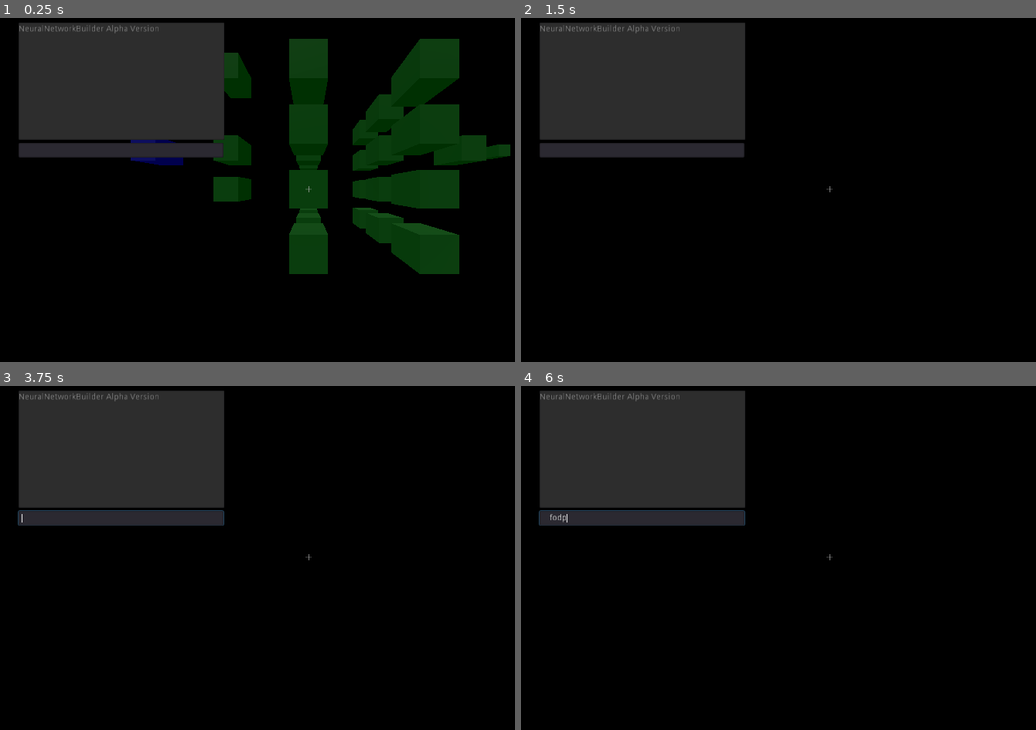
Above: before the commit, frames 1-4 (two rows, left to right).
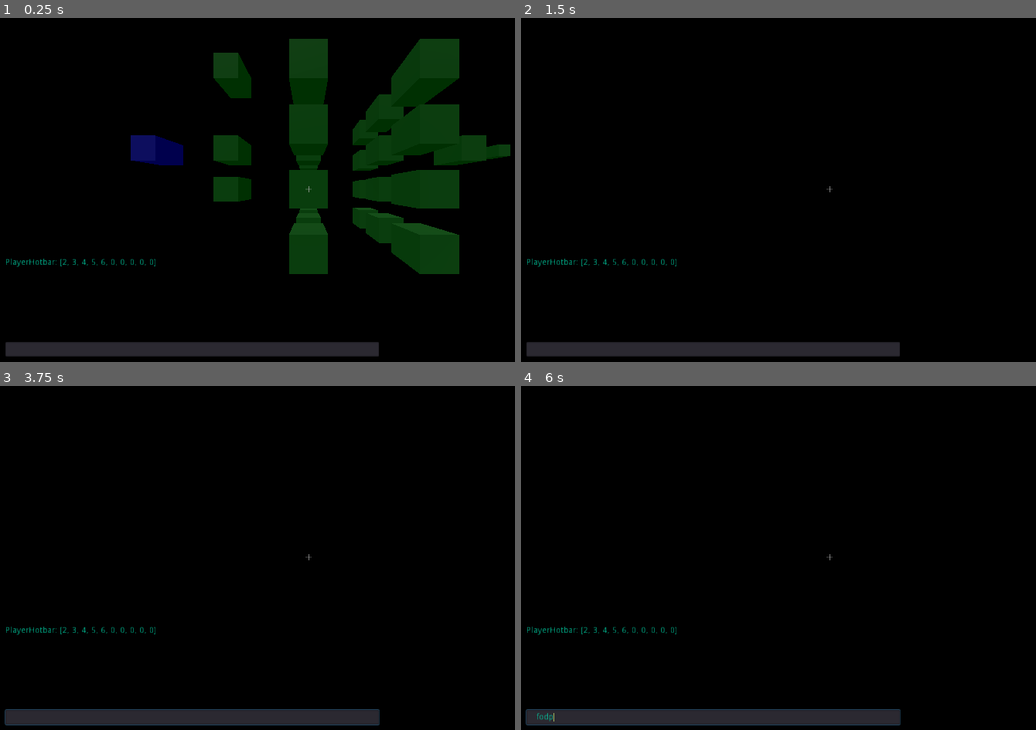
Above: after the commit, the same moments.

Repository: cozyBrain/NeuralNetworkBuilder
Game: Godot game, scene res://Session.tscn
Two runs of this game, one before a commit and one after it. Both use one fixed random seed, a clock stepped at 60 frames per second and the inputs below.
Inputs (mouse positions are in pixels of both pictures, inside the frame that each line leads up to):
- Up to frame 1 (0.25 s): no input
- Up to frame 2 (1.5 s): tap Enter at 0.5 s; move the mouse to (866, 186) at 0.52 s; hold Shift 0.53-1.28 s; hold W from 0.53 s (still down); tap F (KEY_F) at 0.6 s; click (866, 186) at 0.67 s; tap Space at 0.77, 1.25 s; move the mouse to (799, 190) at 1.27 s; tap Shift at 1.35 s; click (799, 190) at 1.42 s
- Up to frame 3 (3.75 s): keep holding W; tap Space at 1.52, 2.75, 3.02 s; tap F (KEY_F) at 1.55, 2.85 s; tap Enter at 2, 3.5 s; move the mouse to (324, 551) at 2.02 s; hold Shift 2.03-2.78 s; tap C (KEY_C) at 2.1 s; click (324, 551) at 2.17 s; move the mouse to (298, 561) at 2.77 s; click (298, 561) at 2.92 s; move the mouse to (355, 561) at 3.52 s; hold Shift from 3.53 s (still down); tap T (KEY_T) at 3.6 s; click (355, 561) at 3.67 s
- Up to frame 4 (6 s): tap Space at 3.77, 4.25, 4.52 s; move the mouse to (783, 554) at 4.27 s; release Shift at 4.28 s; tap Shift at 4.35, 5.3 s; click (783, 554) at 4.42 s; tap F (KEY_F) at 4.55 s; move the mouse to (835, 558) at 5.02 s; hold O 5.03-5.78 s; click (835, 558) at 5.17 s; move the mouse to (804, 551) at 5.77 s; release W at 5.78 s; hold D from 5.78 s (still down); tap P at 5.85 s; click (804, 551) at 5.92 s

The runs differ from the first frame. In frame 1, 19% of the frame differs, in the area x 1-74%, y 1-99%; in frame 2, 19%; in frame 3, 19%, in the area x 0-74%, y 1-99%; in frame 4, 19%.

Commit message:
N_Types + toolcode = ID

Diff:
--- a/Global/Global.gd
+++ b/Global/Global.gd
@@ -1,8 +1,14 @@
 extends Node
-enum N_Types {  # Every types after the type Player are sorted by times. ex) Player, A, B then, A is created earlier than B.
-	N_LeakyReLU, N_Synapse, N_NetworkController, N_Input, N_Tanh, N_Goal, Player
+enum ID {
+	None, Player,
+	NII, PC, SC, H, NC,
+	N_LeakyReLU, N_Synapse, N_NetworkController, N_Input, N_Tanh, N_Goal,
 }
-const N_TypeToString = ["N_LeakyReLU", "N_Synapse", "N_NetworkController", "N_Input", "N_Tanh", "N_Goal", "Player"]
+const IDtoString = [
+	"None", "Player",
+	"NodeInfoIndicator", "PointConnector", "SquareConnector", "Hand", "NodeCreator",
+	"N_LeakyReLU", "N_Synapse", "N_NetworkController", "N_Input", "N_Tanh", "N_Goal",
+]
 const dx = 0.001
 const learningRate = 0.001
 const default_session_path = "/root/session"
--- a/Nodes/N_Goal/N_Goal.gd
+++ b/Nodes/N_Goal/N_Goal.gd
@@ -5,7 +5,7 @@
 var Isynapses : Array
 var Output : float  # Output is Goal
 var BOutput : float
-const Type : int = G.N_Types.N_Goal
+const Type : int = G.ID.N_Goal
 
 func getInfo() -> Dictionary:
 	return {"Type":Type, "Description":"OutputIsGoal", "Output":Output, "BOutput":BOutput, "Isynapses":Isynapses, "Osynapses":Osynapses}
@@ -47,7 +47,7 @@
 	if type == null:
 		return -1
 	match type:
-		G.N_Types.N_Synapse:
+		G.ID.N_Synapse:
 			Osynapses.push_front(target)
 		_:
 			return -1
@@ -57,7 +57,7 @@
 	if type == null:
 		return -1
 	match type:
-		G.N_Types.N_Synapse:
+		G.ID.N_Synapse:
 			Isynapses.push_front(target)
 		_:
 			return -1
--- a/Nodes/N_Input/N_Input.gd
+++ b/Nodes/N_Input/N_Input.gd
@@ -4,7 +4,7 @@
 var Osynapses : Array
 var Isynapses : Array
 var Output : float
-const Type : int = G.N_Types.N_Input
+const Type : int = G.ID.N_Input
 
 func getInfo() -> Dictionary:
 	return {"Type":Type, "Output":Output, "Isynapses":Isynapses, "Osynapses":Osynapses}
@@ -30,7 +30,7 @@
 	if type == null:
 		return -1
 	match type:
-		G.N_Types.N_Synapse:
+		G.ID.N_Synapse:
 			Osynapses.push_front(target)
 		_:
 			return -1
@@ -40,7 +40,7 @@
 	if type == null:
 		return -1
 	match type:
-		G.N_Types.N_Synapse:
+		G.ID.N_Synapse:
 			Isynapses.push_front(target)
 		_:
 			return -1
--- a/Nodes/N_LeakyReLU/N_LeakyReLU.gd
+++ b/Nodes/N_LeakyReLU/N_LeakyReLU.gd
@@ -6,7 +6,7 @@
 var Isynapses : Array
 var Output : float
 var BOutput : float
-const Type : int = G.N_Types.N_LeakyReLU
+const Type : int = G.ID.N_LeakyReLU
 
 func getInfo() -> Dictionary:
 	return {"Type":Type, "Output":Output, "BOutput":BOutput, "Isynapses":Isynapses, "Osynapses":Osynapses}
@@ -44,7 +44,7 @@
 	if type == null:
 		return -1
 	match type:
-		G.N_Types.N_Synapse:
+		G.ID.N_Synapse:
 			Osynapses.push_front(target)
 		_:
 			return -1
@@ -54,7 +54,7 @@
 	if type == null:
 		return -1
 	match type:
-		G.N_Types.N_Synapse:
+		G.ID.N_Synapse:
 			Isynapses.push_front(target)
 		_:
 			return -1
--- a/Nodes/N_NetworkController/N_NetworkController.gd
+++ b/Nodes/N_NetworkController/N_NetworkController.gd
@@ -6,7 +6,7 @@
 var bpropSequence : Array
 var propOnly : bool = false
 
-const Type : int = G.N_Types.N_NetworkController # TypeData.N_NetworkController
+const Type : int = G.ID.N_NetworkController # TypeData.N_NetworkController
 
 func getInfo() -> Dictionary:
 	return {"Type":Type, "Osynapses":Osynapses, "propSequence":propSequence, "bpropSequence":bpropSequence}
@@ -35,7 +35,7 @@
 
 				# init weights
 				match objType:
-					G.N_Types.N_Goal:
+					G.ID.N_Goal:
 						pass
 					_:
 						var objIsynapses = keyAKAobject.get("Isynapses")
@@ -112,7 +112,7 @@
 	if type == null:
 		return -1
 	match type:
-		G.N_Types.N_Synapse:
+		G.ID.N_Synapse:
 			Osynapses.push_front(target) #  target
 		var unknownType:
 			return -1
--- a/Nodes/N_Synapse/N_Synapse.gd
+++ b/Nodes/N_Synapse/N_Synapse.gd
@@ -4,7 +4,7 @@
 var Weight : float = 1  # default value of Weight should be 1 for several reasons. for instance) when N_Goal bprop()
 var Onodes : Array
 var Inodes : Array
-const Type : int = G.N_Types.N_Synapse
+const Type : int = G.ID.N_Synapse
 
 func getInfo() -> Dictionary:
 	return {"Type":Type, "Weight":Weight, "Inodes":Inodes, "Onodes":Onodes}
@@ -18,7 +18,7 @@
 	if type == null:
 		return -1
 	match type:
-		G.N_Types.N_LeakyReLU, G.N_Types.N_Input, G.N_Types.N_Tanh, G.N_Types.N_Goal, G.N_Types.N_NetworkController:
+		G.ID.N_LeakyReLU, G.ID.N_Input, G.ID.N_Tanh, G.ID.N_Goal, G.ID.N_NetworkController:
 			Inodes.push_front(target)
 		var unknownType:
 			return -1
@@ -28,7 +28,7 @@
 	if type == null:
 		return -1
 	match type:
-		G.N_Types.N_LeakyReLU, G.N_Types.N_Input, G.N_Types.N_Tanh, G.N_Types.N_Goal:
+		G.ID.N_LeakyReLU, G.ID.N_Input, G.ID.N_Tanh, G.ID.N_Goal:
 			Onodes.push_front(target)
 		var unknownType:
 			return -1
--- a/Nodes/N_Tanh/N_Tanh.gd
+++ b/Nodes/N_Tanh/N_Tanh.gd
@@ -5,7 +5,7 @@
 var Isynapses : Array
 var Output : float
 var BOutput : float
-const Type : int = G.N_Types.N_Tanh
+const Type : int = G.ID.N_Tanh
 const dx = G.dx
 
 func getInfo() -> Dictionary:
@@ -42,7 +42,7 @@
 	if type == null:
 		return -1
 	match type:
-		G.N_Types.N_Synapse:
+		G.ID.N_Synapse:
 			Osynapses.push_front(target)
 		_:
 			return -1
@@ -52,7 +52,7 @@
 	if type == null:
 		return -1
 	match type:
-		G.N_Types.N_Synapse:
+		G.ID.N_Synapse:
 			Isynapses.push_front(target)
 		_:
 			return -1
--- a/Player/Player.gd
+++ b/Player/Player.gd
@@ -1,41 +1,36 @@
 class_name Player
 extends KinematicBody
-var camera_angle = 0
-var mouse_sensitivity = 0.3
-var keyboard_sensitivity = 0.3
-var FLY_SPEED = 10
-var FLY_ACCEL = 40
+var cameraAngle = 0
+var mouseSensitivity = 0.3
+var keyboardsensitivity = 0.3
+var flySpeed = 10
+var flyAccel = 40
 var velocity = Vector3()
 var rayCastDetectedObject
 var session_path = G.default_session_path
-var Output : float = 0.5
-var Type : int = G.N_Types.Player
+var Type : int = G.ID.Player
 var aim : Basis
 var Tool
+
+onready var consoleInputBox = get_node("Console/VBoxContainer/HBoxContainer/Input")
+onready var consoleOutputBox = get_node("Console/VBoxContainer/Output")
 var typingMode : bool = false
-
-onready var consoleInputBox = get_node("Console/Input")
-onready var consoleOutputBox = get_node("Console/Output")
 
 var hotbarSelection : int  # 0 ~ 9
 var prevHotbarSelection : int = -1
 var hotbarSubSelection : bool = false
 
-const toolcode = {  # Every toolcodes after the code n are sorted by times. ex) n, NC, B then, NC is created earlier than B.
-	NII="NodeInfoIndicator", SC="SquareConnector", PC="PointConnector",
-	H="Hand", n="none", NC="NodeCreator",
-}
-var hotbar = [toolcode.NII,toolcode.PC,toolcode.SC,toolcode.H,toolcode.NC,toolcode.n,toolcode.n,toolcode.n,toolcode.n,toolcode.n]  # size:10  hotbar lol! Korean people will see why
+var hotbar = [G.ID.NII,G.ID.PC,G.ID.SC,G.ID.H,G.ID.NC,G.ID.None,G.ID.None,G.ID.None,G.ID.None,G.ID.None]  # size:10  hotbar lol! Korean people will see why
 
 func _ready():
 	Input.set_mouse_mode(Input.MOUSE_MODE_CAPTURED)
-	print("PlayerHotbar: ", hotbar)
+	consolePrintln(str("PlayerHotbar: ", hotbar))
 
 func _process(delta):
 	if Tool != null:
 		if Tool.has_method("update"):
 			match hotbar[hotbarSelection]:
-				toolcode.NC:
+				G.ID.NC:
 					Tool.update(translation, aim, delta)
 	if Input.is_key_pressed(KEY_ESCAPE):
 		var session = get_node(session_path)
@@ -53,13 +48,13 @@
 	if Input.is_action_just_pressed("KEY_F"):
 		if Tool != null:
 			match hotbar[hotbarSelection]:
-				toolcode.NII:
+				G.ID.NII:
 					Tool.use1(rayCastDetectedObject)
-				toolcode.PC:
+				G.ID.PC:
 					Tool.use1(rayCastDetectedObject)
-				toolcode.SC:
+				G.ID.SC:
 					Tool.initiate()
-				toolcode.H:  # Hand
+				G.ID.H:  # Hand
 					if null == rayCastDetectedObject:
 						print("Hand: No Object Detected")
 					else:
@@ -110,23 +105,23 @@
 	if Input.is_key_pressed(KEY_CONTROL):
 		direction -= aim.y
 	if Input.is_key_pressed(KEY_SHIFT):
-		FLY_SPEED = 40
+		flySpeed = 40
 	else:
-		FLY_SPEED = 10
+		flySpeed = 10
 	direction = direction.normalized()
-	var target = direction * FLY_SPEED
-	velocity = velocity.linear_interpolate(target, FLY_ACCEL * delta)
+	var target = direction * flySpeed
+	velocity = velocity.linear_interpolate(target, flyAccel * delta)
 	move_and_slide(velocity)
 
 func _input(event):
 
 	if event is InputEventMouseMotion:  # cam movement
-		$Yaxis.rotate_y(deg2rad(-event.relative.x * mouse_sensitivity))
-
-		var change = -event.relative.y * mouse_sensitivity
-		if change + camera_angle < 90 and change + camera_angle > -90:
+		$Yaxis.rotate_y(deg2rad(-event.relative.x * mouseSensitivity))
+
+		var change = -event.relative.y * mouseSensitivity
+		if change + cameraAngle < 90 and change + cameraAngle > -90:
 			$Yaxis/Camera.rotate_x(deg2rad(change))
-			camera_angle += change
+			cameraAngle += change
 
 	if typingMode:
 		return
@@ -152,16 +147,16 @@
 							hotbarSelection = 9
 						# when you select another tool
 						if prevHotbarSelection != hotbarSelection:
-							var prevTool = get_node_or_null("Tools/"+hotbar[prevHotbarSelection])
+							var prevTool = get_node_or_null("Tools/"+G.IDtoString[hotbar[prevHotbarSelection]])
 							prevHotbarSelection = hotbarSelection
 							if prevTool != null:
 								if prevTool.has_method("deactivate"):
 									prevTool.deactivate()
-							Tool = get_node_or_null("Tools/"+hotbar[hotbarSelection])
+							Tool = get_node_or_null("Tools/"+G.IDtoString[hotbar[prevHotbarSelection]])
 							if Tool != null:
 								if Tool.has_method("activate"):
 									match hotbar[hotbarSelection]:
-										toolcode.NC:
+										G.ID.NC:
 											Tool.activate(translation, aim)
 											var ToolHotbar = Tool.get("hotbar")
 											if ToolHotbar != null:
@@ -176,18 +171,18 @@
 		if event.is_pressed():
 			if Tool != null:
 				match hotbar[hotbarSelection]:
-					toolcode.NII:
+					G.ID.NII:
 						Tool.use1(rayCastDetectedObject)
-					toolcode.PC:
+					G.ID.PC:
 						Tool.use1(rayCastDetectedObject)
-					toolcode.SC:
+					G.ID.SC:
 						if rayCastDetectedObject == null:
 							print(Tool.name, ": No Object Detected")
 						elif event.button_index == BUTTON_LEFT:
 							Tool.selectAarea(rayCastDetectedObject)
 						elif event.button_index == BUTTON_RIGHT:
 							Tool.selectBarea(rayCastDetectedObject)
-					toolcode.H:  # Hand
+					G.ID.H:  # Hand
 						if null == rayCastDetectedObject:
 							print(Tool.name, ": No Object Detected")
 						else:
@@ -212,7 +207,7 @@
 											rayCastDetectedObject.addOutput(-0.25)
 									_:
 										print(Tool.name, ": no interaction with ", G.N_TypeToString[type])
-					toolcode.NC:
+					G.ID.NC:
 						if event.button_index == BUTTON_WHEEL_UP:
 							Tool.distance += 0.5
 						elif event.button_index == BUTTON_WHEEL_DOWN:
--- a/Player/Player.tscn
+++ b/Player/Player.tscn
@@ -53,26 +53,51 @@
 }
 
 [node name="Console" type="Control" parent="."]
-margin_right = 1024.0
-margin_bottom = 600.0
+margin_left = 10.0
+margin_top = 400.0
+margin_right = 1034.0
+margin_bottom = 1000.0
 __meta__ = {
 "_edit_use_anchors_": false
 }
 
-[node name="Output" type="TextEdit" parent="Console"]
-margin_left = 32.0
-margin_top = 23.0
-margin_right = 373.0
-margin_bottom = 218.0
-focus_mode = 0
-text = "NeuralNetworkBuilder Alpha Version"
-readonly = true
+[node name="VBoxContainer" type="VBoxContainer" parent="Console"]
+anchor_right = 0.273
+margin_right = 340.0
+margin_bottom = 178.0
+__meta__ = {
+"_edit_use_anchors_": false
+}
 
-[node name="Input" type="LineEdit" parent="Console"]
-margin_left = 32.0
-margin_top = 223.0
-margin_right = 371.0
-margin_bottom = 247.0
+[node name="Output" type="RichTextLabel" parent="Console/VBoxContainer"]
+margin_right = 619.0
+margin_bottom = 150.0
+size_flags_horizontal = 3
+size_flags_vertical = 3
+custom_colors/default_color = Color( 0, 1, 0.788235, 0.717647 )
+bbcode_enabled = true
+scroll_following = true
+
+[node name="HBoxContainer" type="HBoxContainer" parent="Console/VBoxContainer"]
+margin_top = 154.0
+margin_right = 619.0
+margin_bottom = 178.0
+__meta__ = {
+"_edit_use_anchors_": false
+}
+
+[node name="Input" type="LineEdit" parent="Console/VBoxContainer/HBoxContainer"]
+margin_right = 619.0
+margin_bottom = 24.0
+size_flags_horizontal = 3
+size_flags_vertical = 3
+custom_colors/cursor_color = Color( 0.803922, 0.933333, 0.443137, 0.717647 )
+custom_colors/font_color = Color( 0, 1, 0.788235, 0.717647 )
+caret_blink = true
+caret_blink_speed = 1.0
+__meta__ = {
+"_edit_use_anchors_": false
+}
 
 [node name="Tools" type="Node" parent="."]
 
@@ -85,4 +110,4 @@
 [node name="Hand" parent="Tools" instance=ExtResource( 5 )]
 
 [node name="NodeCreator" parent="Tools" instance=ExtResource( 7 )]
-[connection signal="text_entered" from="Console/Input" to="." method="_on_Input_text_entered"]
+[connection signal="text_entered" from="Console/VBoxContainer/HBoxContainer/Input" to="." method="_on_Input_text_entered"]
--- a/Player/Tools/NodeCreator.gd
+++ b/Player/Tools/NodeCreator.gd
@@ -8,25 +8,25 @@
 export (String) var pointPositionIndicatorResource = "res://Nodes/N_OverlappingBodyDetectorNode/N_OverlappingBodyDetectorNode.tscn"
 var pointPositionIndicator
 var pointPosition : Vector3
-var prevPointPosition : Vector3 = Vector3(0.001, 0.002, 0.003)
+var prevPointPosition : Vector3
 
 var leftClickCheckInterval : float = 2  # this should be >1 to prevent adding multiple object at one click. but I'm not sure that this way is right to solve the problem.
 var leftClickCheckTick : float
 
 var distance : float = 2
 
-var hotbar : Array = [G.N_Types.N_LeakyReLU, G.N_Types.N_Input, G.N_Types.N_Goal, G.N_Types.N_Tanh, G.N_Types.N_NetworkController]
+var hotbar : Array = [G.ID.N_LeakyReLU, G.ID.N_Input, G.ID.N_Goal, G.ID.N_Tanh, G.ID.N_NetworkController]
 var hotbarSelection : int
 
 func add():
 	if len(pointPositionIndicator.get_overlapping_bodies()) == 0:
-		var body = load("res://Nodes/" + G.N_TypeToString[hotbar[hotbarSelection]] + "/" + G.N_TypeToString[hotbar[hotbarSelection]] + ".tscn").instance()
+		var body = load("res://Nodes/" + G.IDtoString[hotbar[hotbarSelection]] + "/" + G.IDtoString[hotbar[hotbarSelection]] + ".tscn").instance()
 		body.translation = pointPosition
 		G.default_session.add_child(body)
 		print("add ", body)
 func remove():
 	for body in pointPositionIndicator.get_overlapping_bodies():
-		if body.Type == G.N_Types.N_Synapse:
+		if body.Type == G.ID.N_Synapse:
 			continue
 		print("remove ", body)
 		body.queue_free()
@@ -52,12 +52,10 @@
 func activate(translation, aim : Basis):
 	var pointPosition = translation
 	pointPosition -= aim.z*distance
-
 	pointPosition = pointPosition.round()
-	if prevPointPosition != pointPosition:
-		prevPointPosition = pointPosition
-		pointPositionIndicator = load("res://Nodes/N_OverlappingBodyDetectorNode/N_OverlappingBodyDetectorNode.tscn").instance()
-		pointPositionIndicator.translation = pointPosition
+	pointPositionIndicator = load("res://Nodes/N_OverlappingBodyDetectorNode/N_OverlappingBodyDetectorNode.tscn").instance()
+	pointPositionIndicator.translation = pointPosition
+	prevPointPosition = pointPositionIndicator.translation
 	add_child(pointPositionIndicator)
 
 func deactivate():
--- a/Player/Tools/NodeInfoIndicator.gd
+++ b/Player/Tools/NodeInfoIndicator.gd
@@ -14,6 +14,6 @@
 			var infoDict = rayCastDetectedObject.getInfo()
 			for key in infoDict:
 				if typeof(infoDict[key]) == TYPE_INT and key == "Type":
-					print(key, " : ", infoDict[key], " : ", G.N_TypeToString[infoDict[key]])
+					print(key, " : ", infoDict[key], " : ", G.IDtoString[infoDict[key]])
 					continue
 				print(key, " : ", infoDict[key])
